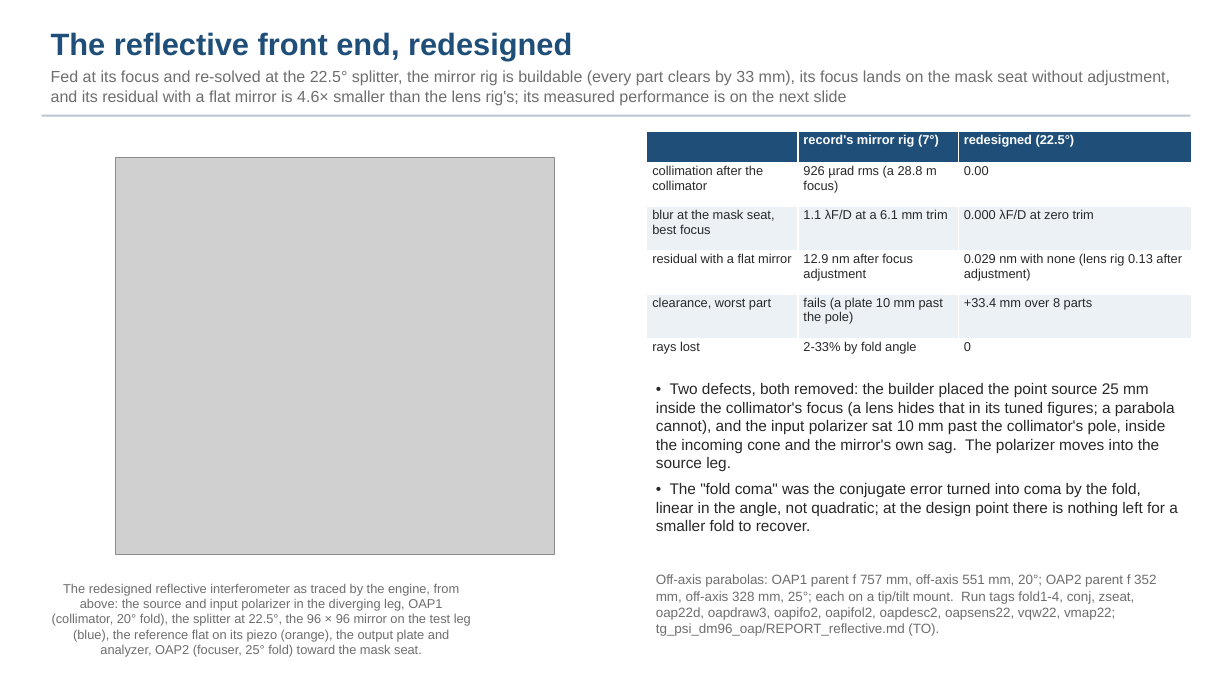
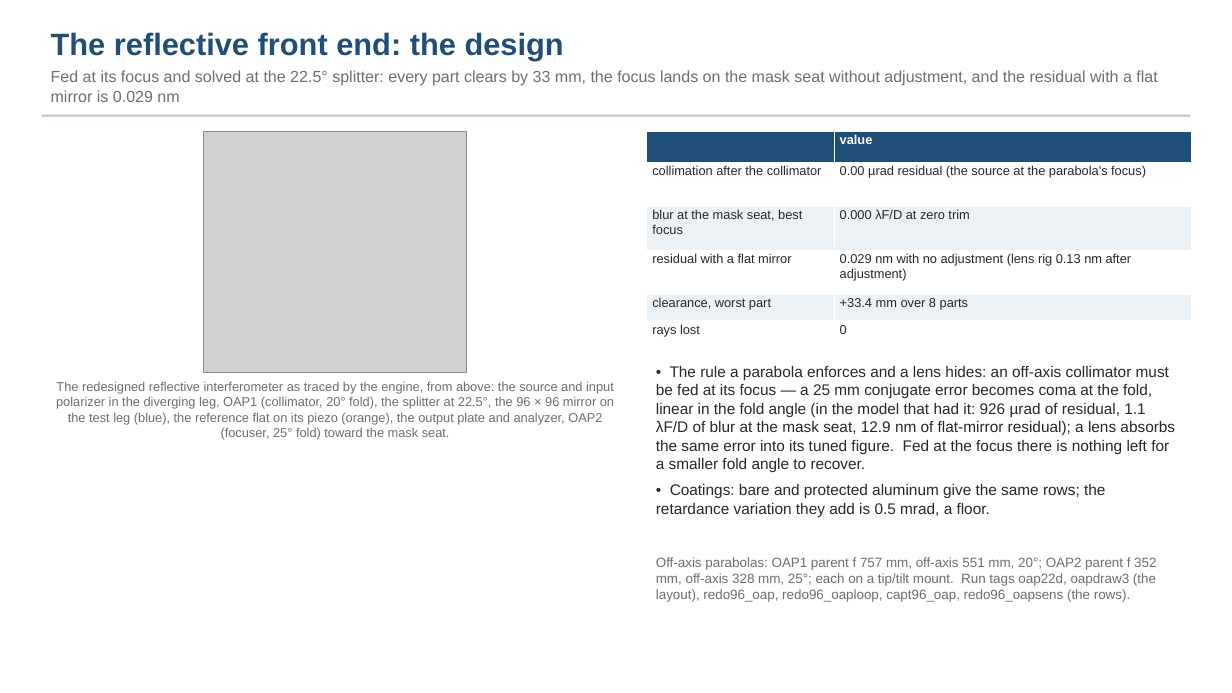
Before and after one commit to nasa-jpl/macos, a slide deck: slide 32 of demo_session/deck_gauges.pptx (slide 33 before the commit). Drawn at 1232x693 pixels with LibreOffice and Linux fonts; fonts in the diff are those of the drawing; grey boxes stand for pictures. Boxes give left, top, right and bottom in pixels: in the first picture for what was removed or moved away, otherwise in the second. Text is boxed around its words. In the diff, an @@ line names an element or a change of style, - is before the commit and + after.

```diff
--- a/demo_session/deck_gauges.pptx
+++ b/demo_session/deck_gauges.pptx
@@ text at <box>51,32,1157,102</box>: text changed @@
-The reflective front end, redesigned
-Fed at its focus and re-solved at the 22.5° splitter, the mirror rig is buildable (every part clears by 33 mm), its focus lands on the mask seat without adjustment, and its residual with a flat mirror is 4.6× smaller than the lens rig's; its measured performance is on the next slide
+The reflective front end: the design
+Fed at its focus and solved at the 22.5° splitter: every part clears by 33 mm, the focus lands on the mask seat without adjustment, and the residual with a flat mirror is 0.029 nm
@@ picture: place and size @@
-picture at <box>116,157,555,555</box>
+picture at <box>203,131,467,372</box>
@@ table at <box>647,131,1192,343</box> @@
-column 2: record's mirror rig (7°) | 926 µrad rms (a 28.8 m focus) | 1.1 λF/D at a 6.1 mm trim | 12.9 nm after focus adjustment | fails (a plate 10 mm past the pole) | 2-33% by fold angle
-column 3: redesigned (22.5°) | 0.00 | 0.000 λF/D at zero trim | 0.029 nm with none (lens rig 0.13 after adjustment) | +33.4 mm over 8 parts | 0
+column 2: value | 0.00 µrad residual (the source at the parabola's focus) | 0.000 λF/D at zero trim | 0.029 nm with no adjustment (lens rig 0.13 nm after adjustment) | +33.4 mm over 8 parts | 0
@@ text "The redesigned reflective interferometer as ..." rewrapped from <box>52,583,471,657</box> to <box>56,381,614,440</box> @@
@@ text at <box>656,366,1175,517</box>: text changed @@
-• Two defects, both removed: the builder placed the point source 25 mm inside the collimator's focus (a lens hides that in its tuned figures; a parabola cannot), and the input polarizer sat 10 mm past the collimator's pole, inside the incoming cone and the mirror's own sag. The polarizer moves into the source leg.
-• The "fold coma" was the conjugate error turned into coma by the fold, linear in the angle, not quadratic; at the design point there is nothing left for a smaller fold to recover.
+• The rule a parabola enforces and a lens hides: an off-axis collimator must be fed at its focus — a 25 mm conjugate error becomes coma at the fold, linear in the fold angle (in the model that had it: 926 µrad of residual, 1.1 λF/D of blur at the mask seat, 12.9 nm of flat-mirror residual); a lens absorbs the same error into its tuned figure. Fed at the focus there is nothing left for a smaller fold angle to recover.
+• Coatings: bare and protected aluminum give the same rows; the retardance variation they add is 0.5 mrad, a floor.
@@ text at <box>656,557,1156,602</box>: text changed @@
-Off-axis parabolas: OAP1 parent f 757 mm, off-axis 551 mm, 20°; OAP2 parent f 352 mm, off-axis 328 mm, 25°; each on a tip/tilt mount. Run tags fold1-4, conj, zseat, oap22d, oapdraw3, oapifo2, oapifol2, oapdesc2, oapsens22, vqw22, vmap22; tg_psi_dm96_oap/REPORT_reflective.md (TO).
+Off-axis parabolas: OAP1 parent f 757 mm, off-axis 551 mm, 20°; OAP2 parent f 352 mm, off-axis 328 mm, 25°; each on a tip/tilt mount. Run tags oap22d, oapdraw3 (the layout), redo96_oap, redo96_oaploop, capt96_oap, redo96_oapsens (the rows).
```
Also in this commit, not shown: 33 other slides changed, 1 slide added, 5 slides removed, 2 other files.
